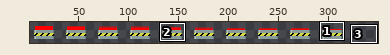
Sprite sheet: assets/textures/button.png. The first picture is a wide view before the edit; the outline marks the close-up.
Close-up. Before the commit:
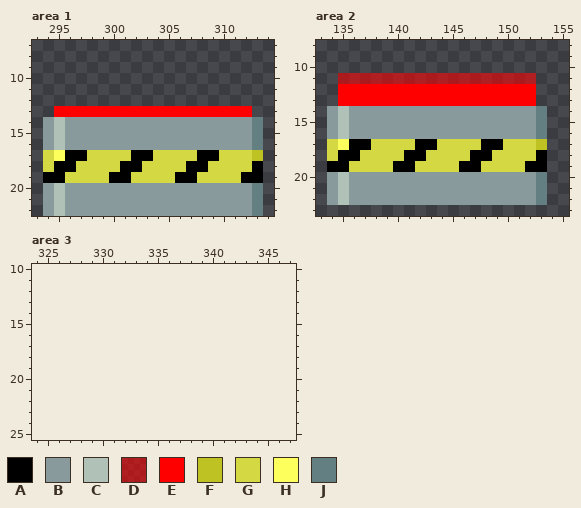
The file is 320x32 pixels. Shown: area 1: x 293..314, y 7..22; area 2: x 133..155, y 8..23; area 3: x 324..347, y 10..25. The old version is drawn lined up with the new one, on the new canvas. The wide view leaves out empty margins. The commit also changed other parts of the picture, which this record leaves out.
Palette (. is transparent): A #000000  B #899a9c  C #b0c2b8  D #ff000092  E #ff0000  F #bfc223  G #d4d943  H #fcff5c  J #637f82
Pixels before, area 1, first column x 294:
13 .EEEEEEEEEEEEEEEEEE.
14 BCBBBBBBBBBBBBBBBBBJ
15 BCBBBBBBBBBBBBBBBBBJ
16 BCBBBBBBBBBBBBBBBBBJ
17 GHAAGGGGAAGGGGAAGGGF
18 GAAGGGGAAGGGGAAGGGGA
19 AAGGGGAAGGGGAAGGGGAA
20 BCBBBBBBBBBBBBBBBBBJ
21 BCBBBBBBBBBBBBBBBBBJ
22 BCBBBBBBBBBBBBBBBBBJ
Pixels before, area 2, first column x 134:
11 .DDDDDDDDDDDDDDDDDD.
12 .EEEEEEEEEEEEEEEEEE.
13 .EEEEEEEEEEEEEEEEEE.
14 BCBBBBBBBBBBBBBBBBBJ
15 BCBBBBBBBBBBBBBBBBBJ
16 BCBBBBBBBBBBBBBBBBBJ
17 GHAAGGGGAAGGGGAAGGGF
18 GAAGGGGAAGGGGAAGGGGA
19 AAGGGGAAGGGGAAGGGGAA
20 BCBBBBBBBBBBBBBBBBBJ
21 BCBBBBBBBBBBBBBBBBBJ
22 BCBBBBBBBBBBBBBBBBBJ
Now the later version:
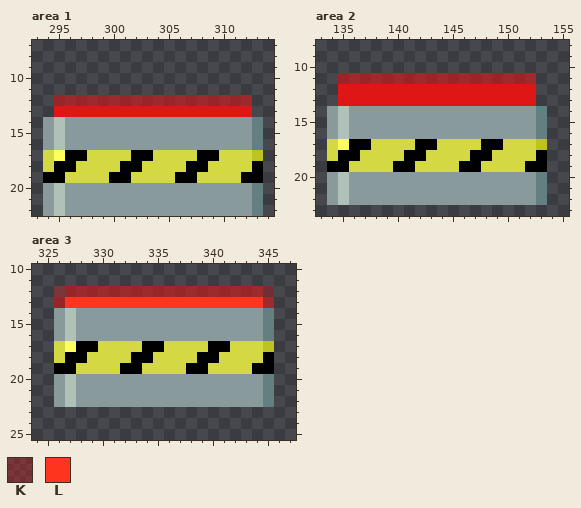
Colours new in this view: K #de161655  L #ff351f
Edits made:
canvas 320x32 -> 352x32
colour D: #ff000092 -> #de161692
colour E: #ff0000 -> #de1616
Changed rows in their new state; - is a pixel that keeps its letter.
Area 1:
first column x 295:
12 DDDDDDDDDDDDDDDDDD
Area 3:
first column x 326:
12 KDDDDDDDDDDDDDDDDDDK
13 DLLLLLLLLLLLLLLLLLLD
14 BCBBBBBBBBBBBBBBBBBJ
15 BCBBBBBBBBBBBBBBBBBJ
16 BCBBBBBBBBBBBBBBBBBJ
17 GHAAGGGGAAGGGGAAGGGF
18 GAAGGGGAAGGGGAAGGGGA
19 AAGGGGAAGGGGAAGGGGAA
20 BCBBBBBBBBBBBBBBBBBJ
21 BCBBBBBBBBBBBBBBBBBJ
22 BCBBBBBBBBBBBBBBBBBJ
